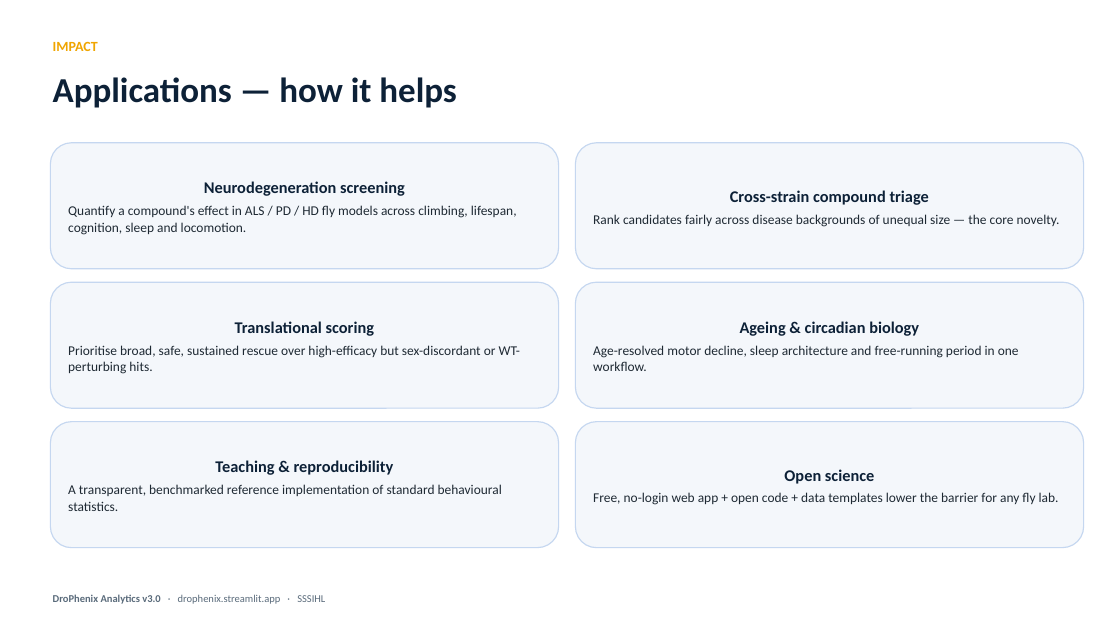
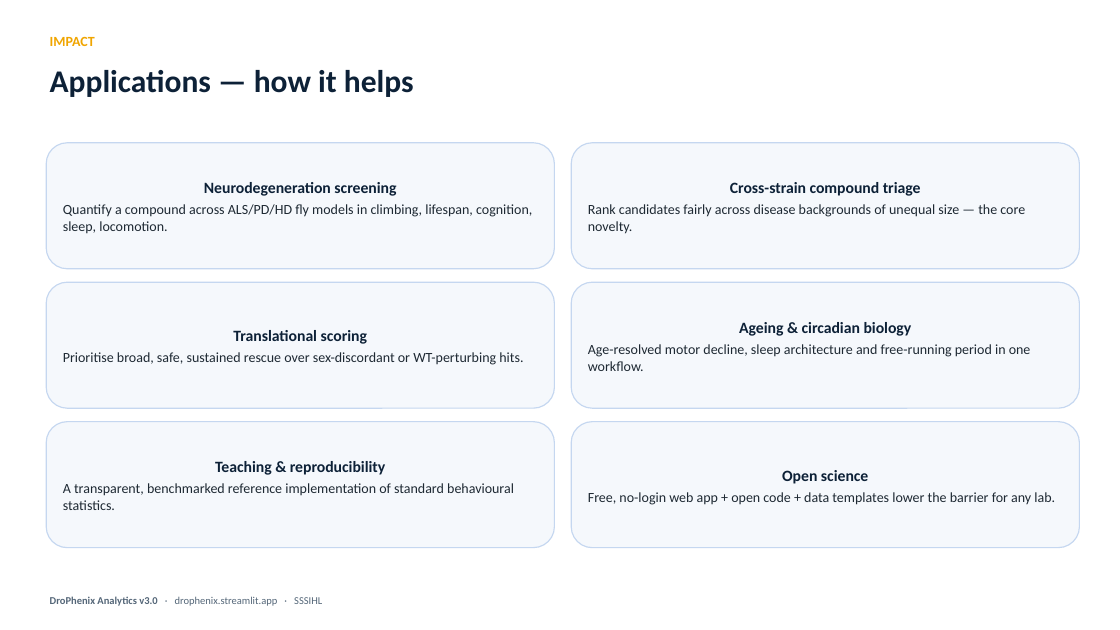
Before and after one commit to krishna-g-999/DroPhenix, a slide deck: slide 23 of manuscript/DroPhenix_presentation.pptx (slide 13 before the commit). Drawn at 1120x630 pixels with LibreOffice and Linux fonts; fonts in the diff are those of the drawing. Boxes give left, top, right and bottom in pixels: in the first picture for what was removed or moved away, otherwise in the second. Text is boxed around its words. In the diff, an @@ line names an element or a change of style, - is before the commit and + after.

```diff
--- a/manuscript/DroPhenix_presentation.pptx
+++ b/manuscript/DroPhenix_presentation.pptx
@@ text "IMPACT": place and size @@
-text "IMPACT" at [53,41,98,51]
+text "IMPACT" at [50,36,95,46]
@@ text "Applications — how it helps": place and size @@
-text "Applications — how it helps" at [53,77,456,108]
+text "Applications — how it helps" at [50,70,414,97]
@@ text "Applications — how it helps" at [50,70,414,97]: size 30 to 27 pt @@
@@ 6 rounded rectangles: place and size @@
-6 rounded rectangles at [50,143,1084,548]
+6 rounded rectangles at [46,143,1080,548]
@@ fill #F4F7FB to #F5F8FC in 3 elements at [571,422,1080,548], [46,282,555,408], [46,143,555,269] @@
@@ rounded rectangle "Cross-strain compound triage" at [571,143,1080,269]: size 14 to 13.5 pt in "Cross-strain compound triage"; size 11.5 to 12 pt in "Rank candidates fairly across disease backgrounds of ..."; less space between paragraphs; line spacing 1.03 to 1.02; fill #F4F7FB to #F5F8FC @@
@@ text in rounded rectangle at [63,204,532,234]: text changed; size 11.5 to 12 pt @@
-Quantify a compound's effect in ALS / PD / HD fly models across climbing, lifespan, cognition, sleep and locomotion.
+Quantify a compound across ALS/PD/HD fly models in climbing, lifespan, cognition, sleep, locomotion.
@@ text in rounded rectangle at [204,182,396,196]: size 14 to 13.5 pt in "Neurodegeneration screening"; less space between paragraphs @@
@@ rounded rectangle "Ageing & circadian biology" at [571,282,1080,408]: size 14 to 13.5 pt in "Ageing & circadian biology"; size 11.5 to 12 pt in "Age-resolved motor decline, sleep architecture and free-runn ..."; less space between paragraphs; line spacing 1.03 to 1.02; fill #F4F7FB to #F5F8FC @@
@@ text in rounded rectangle at [63,352,523,365]: text changed; size 11.5 to 12 pt @@
-Prioritise broad, safe, sustained rescue over high-efficacy but sex-discordant or WT-perturbing hits.
+Prioritise broad, safe, sustained rescue over sex-discordant or WT-perturbing hits.
@@ text in rounded rectangle at [233,330,367,344]: size 14 to 13.5 pt in "Translational scoring"; less space between paragraphs @@
@@ rounded rectangle "Teaching & reproducibility" at [46,422,555,548]: size 14 to 13.5 pt in "Teaching & reproducibility"; size 11.5 to 12 pt in "A transparent, benchmarked reference implementation of stand ..."; less space between paragraphs; line spacing 1.03 to 1.02; fill #F4F7FB to #F5F8FC @@
@@ text in rounded rectangle at [782,470,868,484]: size 14 to 13.5 pt in "Open science"; less space between paragraphs @@
@@ text in rounded rectangle at [588,492,1055,505]: text changed; size 11.5 to 12 pt @@
-Free, no-login web app + open code + data templates lower the barrier for any fly lab.
+Free, no-login web app + open code + data templates lower the barrier for any lab.
@@ text "DroPhenix Analytics v3.0 · drophenix.streamlit.app ..." at [50,596,322,606]: text colour #5A6B7B to #546678 @@
```
Also in this commit, not shown: 9 other slides changed, 14 slides added, 4 slides removed, 3 other files.
